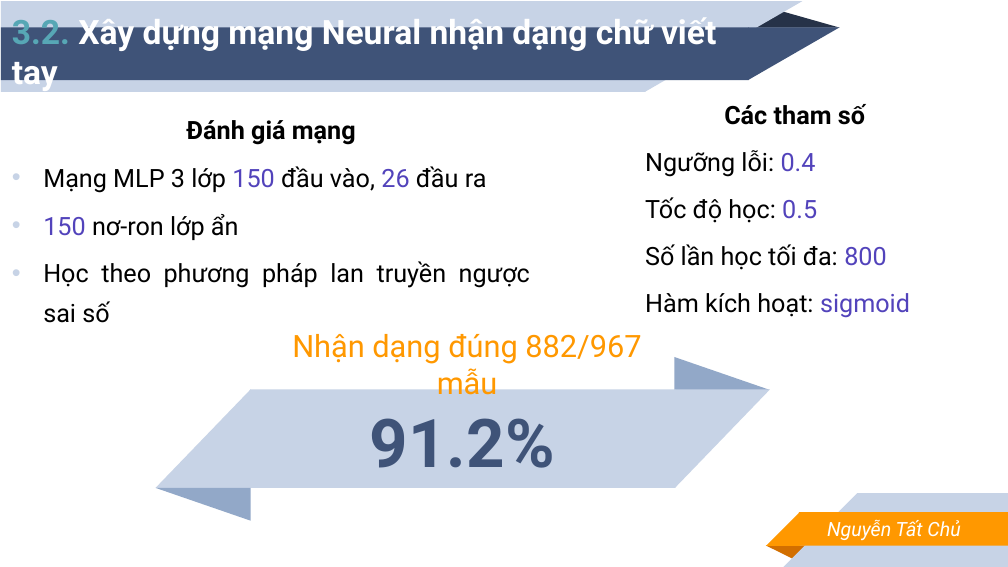
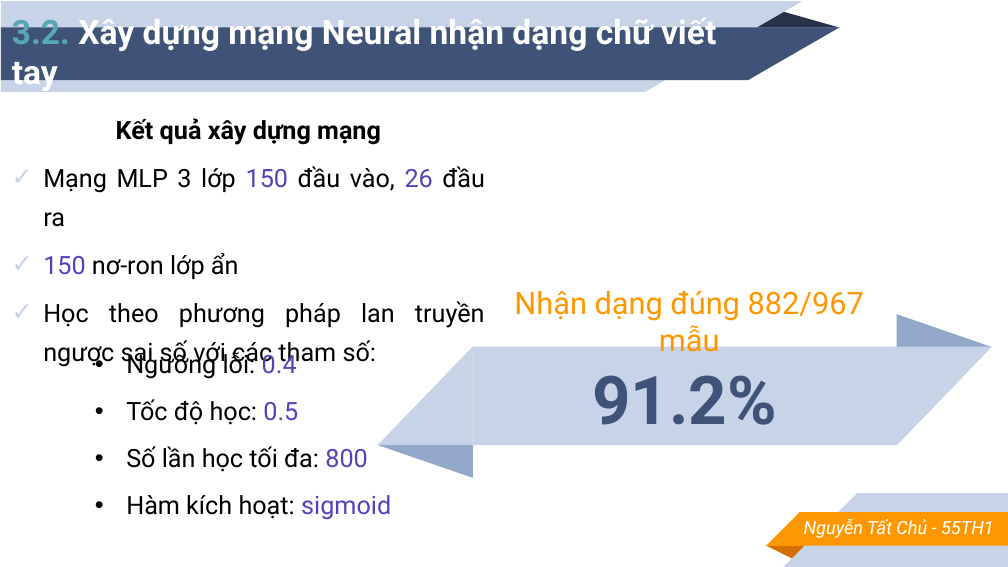
Before and after one commit to TatChu/handwriting-detect-for-learning-english, a slide deck: slide 17 of report/slide.pptx. Drawn at 1008x567 pixels with LibreOffice and Linux fonts; fonts in the diff are those of the drawing. Boxes give left, top, right and bottom in pixels: in the first picture for what was removed or moved away, otherwise in the second. Text is boxed around its words. In the diff, an @@ line names an element or a change of style, - is before the commit and + after.

```diff
--- a/report/slide.pptx
+++ b/report/slide.pptx
@@ text at (x1=116, y1=118, x2=381, y2=145): text changed @@
-Đánh giá mạng
+Kết quả xây dựng mạng
@@ text at (x1=724, y1=104, x2=865, y2=125): paragraph removed @@
-Các tham số
@@ text at (x1=43, y1=166, x2=485, y2=279): bullet • to ✓ @@
@@ text "Nhận dạng đúng 882/967 mẫu" moved from (x1=292, y1=334, x2=641, y2=402) to (x1=514, y1=291, x2=864, y2=360) @@
@@ text at (x1=43, y1=301, x2=485, y2=367): text changed @@
-• Học theo phương pháp lan truyền ngược sai số
+✓ Học theo phương pháp lan truyền ngược sai số với các tham số:
@@ triangle moved from (x1=674, y1=357, x2=769, y2=390) to (x1=896, y1=314, x2=991, y2=348) @@
@@ text "Ngưỡng lỗi: 0.4" moved from (x1=645, y1=104, x2=910, y2=318) to (x1=126, y1=350, x2=391, y2=520) @@
@@ text "Ngưỡng lỗi: 0.4" at (x1=126, y1=350, x2=391, y2=520): bullet none to • @@
@@ text "91.2%" moved from (x1=370, y1=418, x2=555, y2=468) to (x1=592, y1=375, x2=777, y2=425) @@
@@ right triangle moved from (x1=675, y1=389, x2=770, y2=488) to (x1=897, y1=347, x2=992, y2=446) @@
@@ 1 rectangle, 1 right triangle, 1 triangle moved together from (x1=155, y1=389, x2=675, y2=521) to (x1=378, y1=347, x2=898, y2=479) @@
@@ text "Nguyễn Tất Chủ - 55TH1" at (x1=804, y1=519, x2=994, y2=538): vertical alignment middle to top @@
@@ text at (x1=804, y1=519, x2=994, y2=538): text changed; size 14 to 13 pt @@
-Nguyễn Tất Chủ
+Nguyễn Tất Chủ - 55TH1
```
Also in this commit, not shown: 20 other slides changed, 3 slides added, 3 slides removed, 3 other files.
